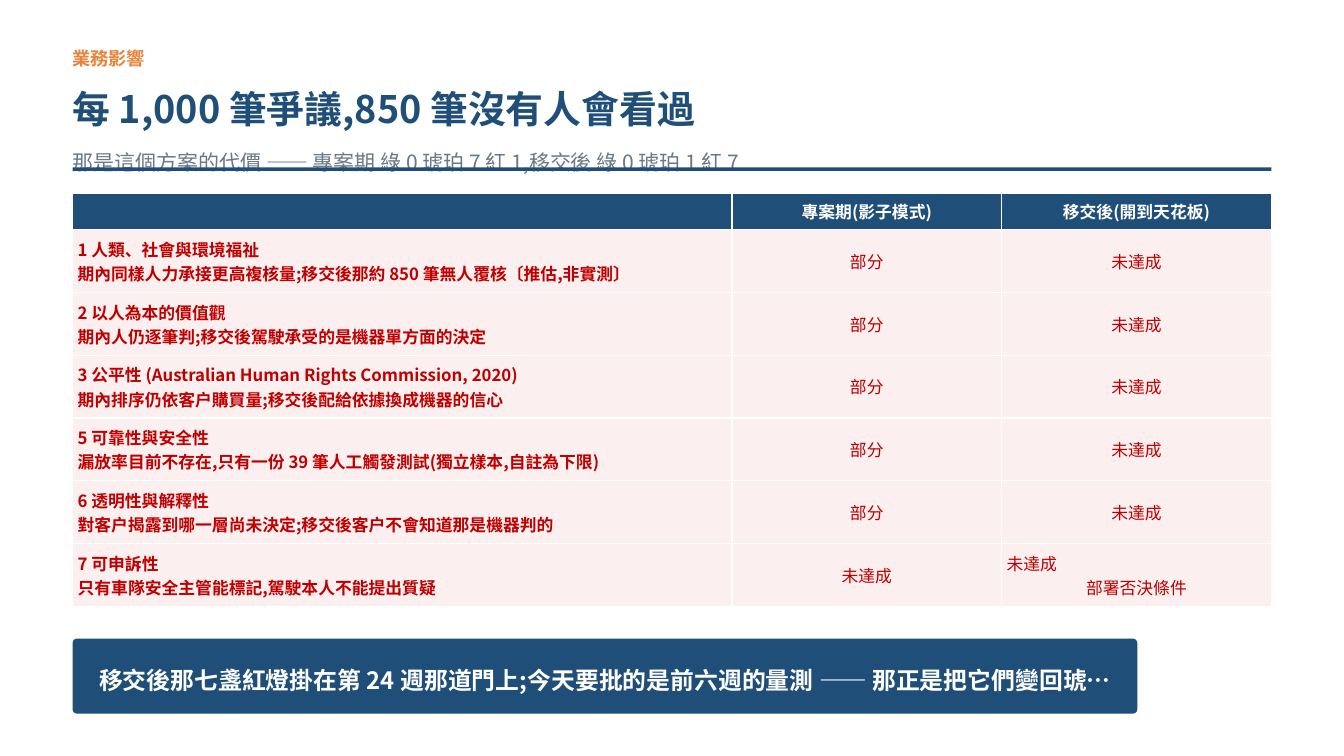
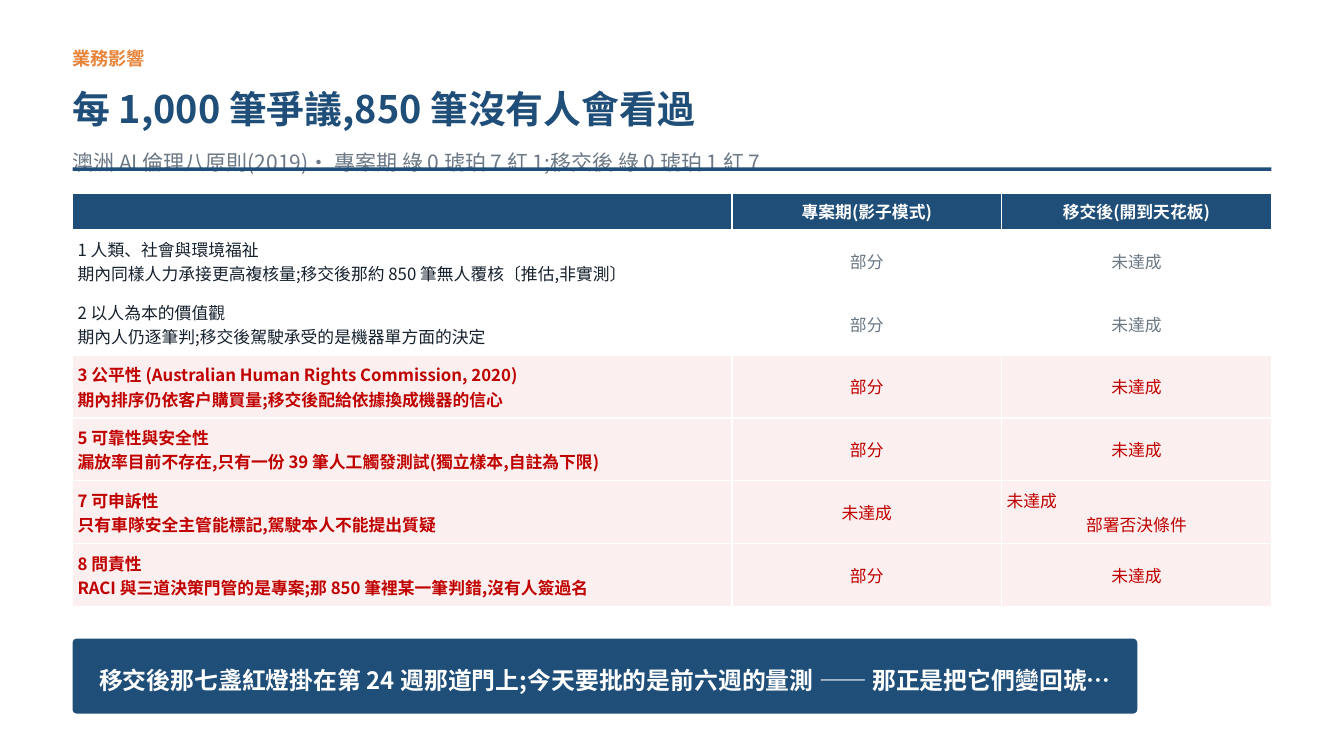
Before and after one commit to pokai-huang0828/UTS_workspace, a slide deck: slide 8 of Artificial Intelligence for Enterprises/Assessment3/_fixed.pptx. Drawn at 1344x756 pixels with LibreOffice and Linux fonts; fonts in the diff are those of the drawing. Boxes give left, top, right and bottom in pixels: in the first picture for what was removed or moved away, otherwise in the second. Text is boxed around its words. In the diff, an @@ line names an element or a change of style, - is before the commit and + after.

```diff
--- a/Artificial Intelligence for Enterprises/Assessment3/_fixed.pptx
+++ b/Artificial Intelligence for Enterprises/Assessment3/_fixed.pptx
@@ text at box(73, 152, 761, 174): text changed @@
-那是這個方案的代價 —— 專案期 綠 0 琥珀 7 紅 1,移交後 綠 0 琥珀 1 紅 7
+澳洲 AI 倫理八原則(2019)· 專案期 綠 0 琥珀 7 紅 1;移交後 綠 0 琥珀 1 紅 7
@@ table at box(73, 194, 1272, 606) @@
-row 6: 6 透明性與解釋性 對客戶揭露到哪一層尚未決定;移交後客戶不會知道那是機器判的 | 部分 | 未達成
+row 7: 8 問責性 RACI 與三道決策門管的是專案;那 850 筆裡某一筆判錯,沒有人簽過名 | 部分 | 未達成
@@ fill #FBEFEF to #FFFFFF in 6 cells @@
@@ text colour #C00000 to #16212E, bold off in "1 人類、社會與環境福祉 期內同樣人力承接更高複核量;移交後那約 850 筆無人覆核〔推估,非實測〕", "2 以人為本的價值觀 期內人仍逐筆判;移交後駕駛承受的是機器單方面的決定" @@
@@ text colour #C00000 to #6B7885 in "部分", "未達成", "部分", "未達成" @@
```
Also in this commit, not shown: 4 other slides changed, 4 other files.
